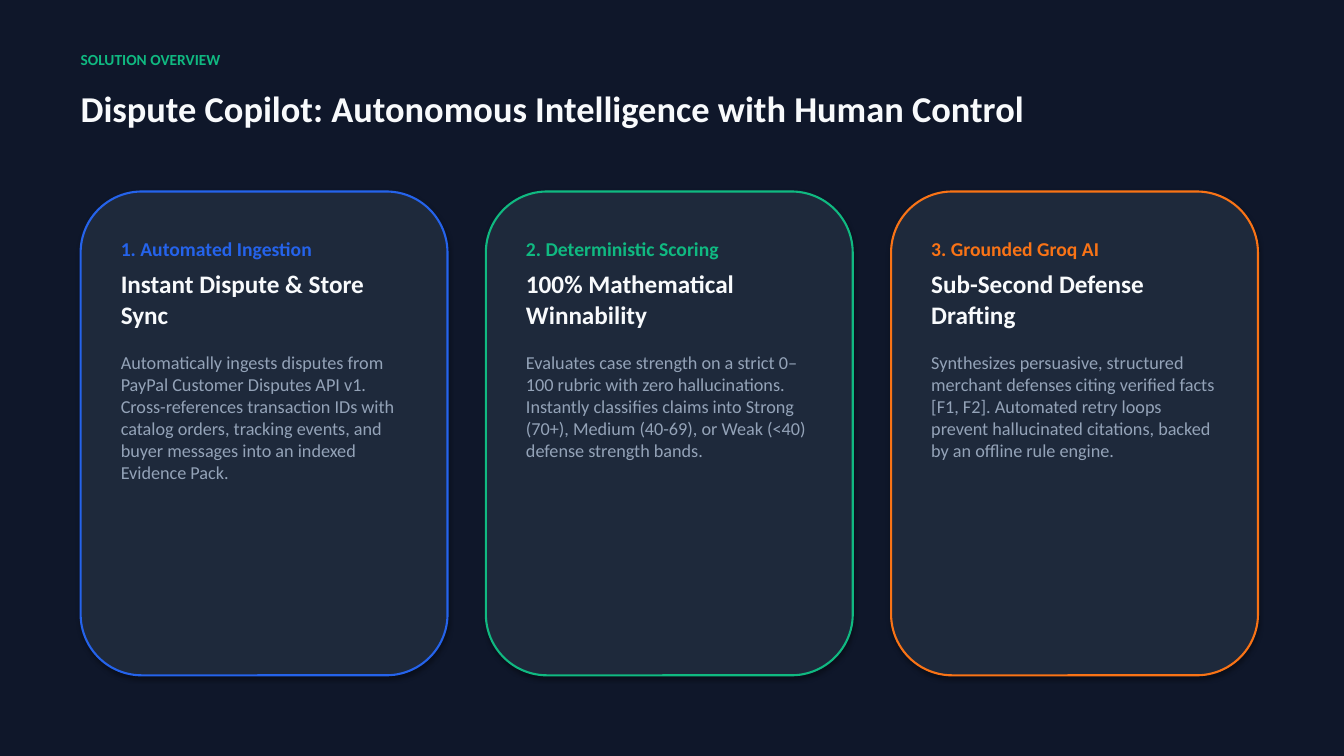
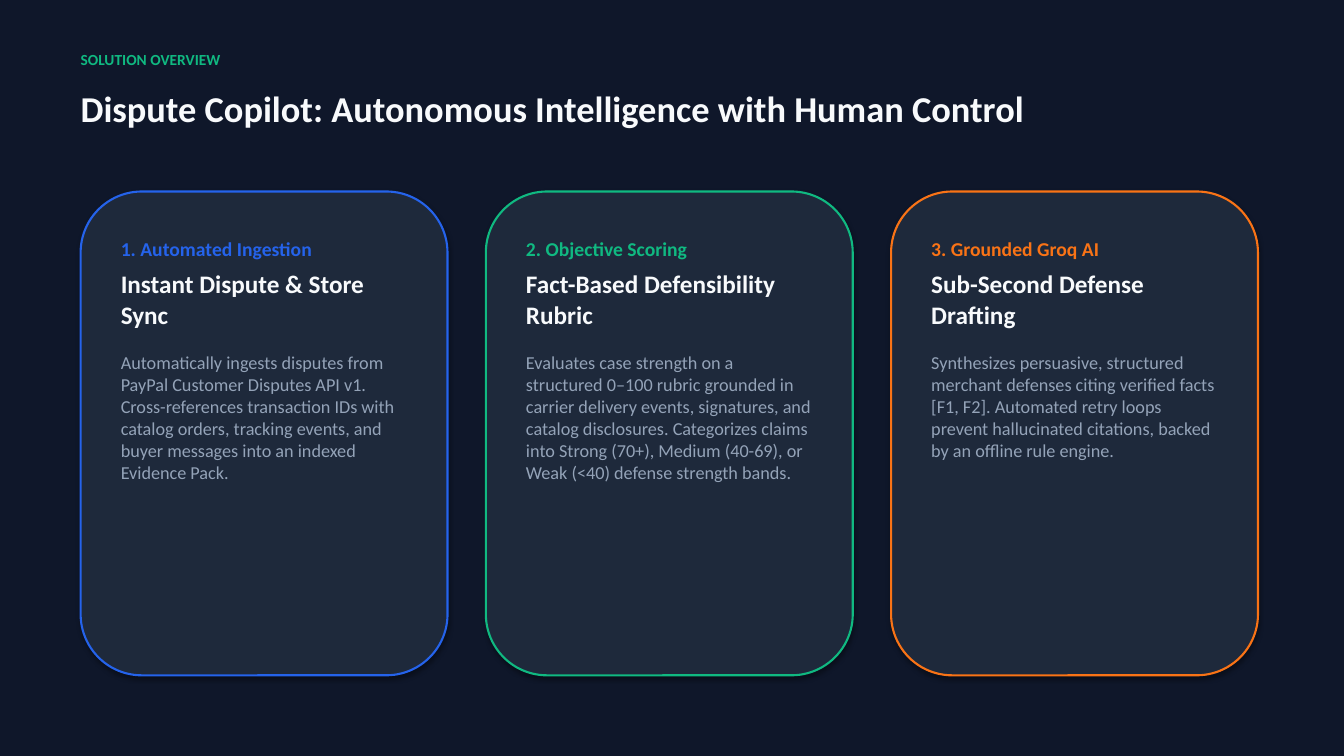
Before and after one commit to SthitadheeDas/DisputeCopilot, a slide deck: slide 3 of DisputeCopilot_Presentation.pptx. Drawn at 1344x756 pixels with LibreOffice and Linux fonts; fonts in the diff are those of the drawing. Boxes give left, top, right and bottom in pixels: in the first picture for what was removed or moved away, otherwise in the second. Text is boxed around its words. In the diff, an @@ line names an element or a change of style, - is before the commit and + after.

Commit message:
docs: adjust presentation claims to realistic, evidence-grounded metrics

```diff
--- a/DisputeCopilot_Presentation.pptx
+++ b/DisputeCopilot_Presentation.pptx
@@ text at box(526, 242, 811, 482): text changed @@
-2. Deterministic Scoring
-100% Mathematical Winnability
-Evaluates case strength on a strict 0–100 rubric with zero hallucinations. Instantly classifies claims into Strong (70+), Medium (40-69), or Weak (<40) defense strength bands.
+2. Objective Scoring
+Fact-Based Defensibility Rubric
+Evaluates case strength on a structured 0–100 rubric grounded in carrier delivery events, signatures, and catalog disclosures. Categorizes claims into Strong (70+), Medium (40-69), or Weak (<40) defense strength bands.
```
Also in this commit, not shown: 6 other slides changed, 1 other file.
